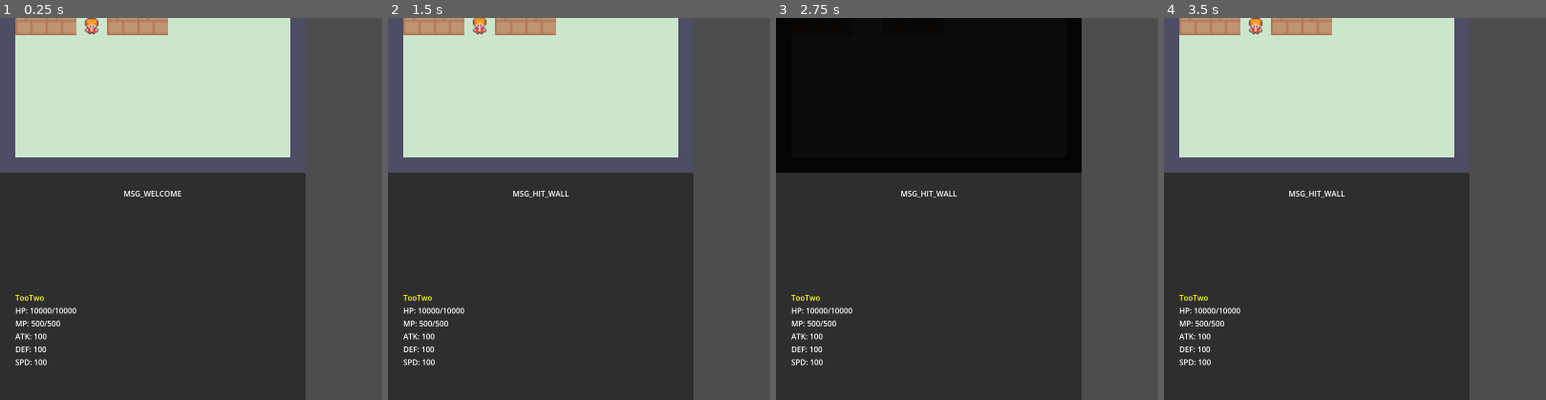
Above: before the commit, frames 1-4 (left to right).
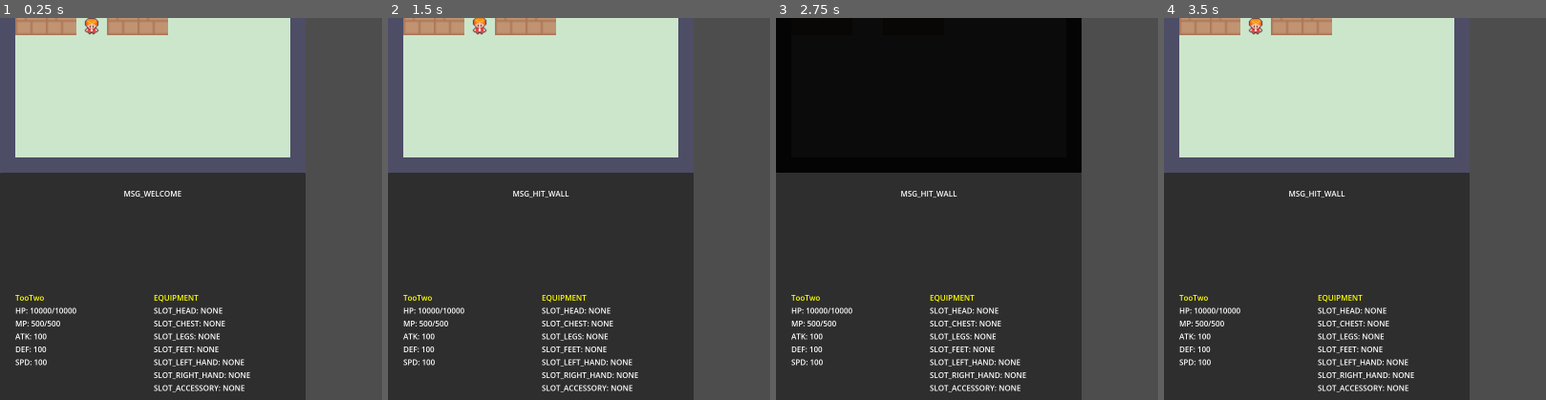
Above: after the commit, the same moments.

Repository: yifan-lee/ATB_Tower_Climber
Game: Godot game, scene res://scenes/main.tscn
The game is run twice, just before and just after one commit, with the same random seed, the same clock (stepped at 60 frames per second) and the same inputs. The project has no main scene, so this scene is started directly.
Inputs:
- Up to frame 1 (0.25 s): no input
- Up to frame 2 (1.5 s): tap Enter (ui_accept) at 0.5, 0.77, 1.25 s; hold Right (ui_right) 0.53-1.28 s; tap B at 0.6 s; hold Down (ui_down) from 1.28 s (still down); tap C at 1.35 s
- Up to frame 3 (2.75 s): tap Enter (ui_accept) at 1.52, 2 s; release Down (ui_down) at 2.03 s; hold Right (ui_right) from 2.03 s (still down); tap B at 2.1 s
- Up to frame 4 (3.5 s): tap Enter (ui_accept) at 2.75, 3.02 s; release Right (ui_right) at 2.78 s; hold Up (ui_up) from 2.78 s (still down); tap C at 2.85 s
The pictures show only the part of the screen within x 0-50%, y 20-70%; the shares and areas given below are measured in that part.

The runs differ from the first frame. In frame 1, 1.5% of the frame differs, in the area x 40-66%, y 72-98%; in frame 2, 1.5%; in frame 3, 1.5%; in frame 4, 1.5%.

Commit message:
add equipment system

Diff:
--- a/config/entity_db.gd
+++ b/config/entity_db.gd
@@ -23,7 +23,11 @@
         ],
         {
             "hp_potion": 5,
-            "mp_potion": 3
+            "mp_potion": 3,
+            "iron_sword": 1,
+            "iron_helm": 1,
+            "tree_branch": 1,
+            "jy_sword": 1
         }
     )
 
--- a/config/item_db.gd
+++ b/config/item_db.gd
@@ -22,6 +22,39 @@
 		"ITEM_MP_POTION_DESC"
 	)
 
+	db["iron_helm"] = Item.new().setup(
+		"iron_helm",
+		"EQUIPMENT_IRON_HELM",
+		Item.ItemType.EQUIPMENT,
+		0, 0, "EQUIPMENT_IRON_HELM_DESC",
+		0, 10, 0, Item.EquipSlot.HEAD
+	)
+
+	db["iron_sword"] = Item.new().setup(
+		"iron_sword",
+		"EQUIPMENT_IRON_SWORD",
+		Item.ItemType.EQUIPMENT,
+		0, 0, "EQUIPMENT_IRON_SWORD_DESC",
+		10, 0, 0, Item.EquipSlot.RIGHT_HAND
+	)
+
+	db["tree_branch"] = Item.new().setup(
+		"tree_branch",
+		"EQUIPMENT_TREE_BRANCH",
+		Item.ItemType.EQUIPMENT,
+		0, 0, "EQUIPMENT_TREE_BRANCH_DESC",
+		1, 0, 0, Item.EquipSlot.RIGHT_HAND
+	)
+
+	db["jy_sword"] = Item.new().setup(
+		"jy_sword",
+		"EQUIPMENT_JY_SWORD",
+		Item.ItemType.EQUIPMENT,
+		0, 0, "EQUIPMENT_JY_SWORD_DESC",
+		100, 0, 0, Item.EquipSlot.RIGHT_HAND
+	)
+
+
 func get_item(id: String) -> Item:
 	if db.has(id):
 		return db[id]
--- a/data/item.gd
+++ b/data/item.gd
@@ -2,14 +2,13 @@
 extends Resource
 class_name Item
 
-enum ItemType {
-	POTION,
-	EQUIPMENT
-}
+enum ItemType { POTION, EQUIPMENT, KEY_ITEM }
+enum EquipSlot { NONE, HEAD, CHEST, LEGS, FEET, LEFT_HAND, RIGHT_HAND, ACCESSORY }
 
 @export var item_id: String
 @export var item_name: String
 @export var type: ItemType
+@export var equip_slot: EquipSlot = EquipSlot.NONE
 @export var effect_hp: int = 0
 @export var effect_mp: int = 0
 @export var effect_atk: int = 0
@@ -17,7 +16,7 @@
 @export var effect_spd: int = 0
 @export var description: String
 
-func setup(id: String, n: String, t: ItemType, hp: int, mp: int, desc: String, atk: int = 0, def: int = 0, spd: int = 0) -> Item:
+func setup(id: String, n: String, t: ItemType, hp: int, mp: int, desc: String, atk: int = 0, def: int = 0, spd: int = 0, slot: EquipSlot = EquipSlot.NONE) -> Item:
 	item_id = id
 	item_name = n
 	type = t
@@ -27,6 +26,7 @@
 	effect_def = def
 	effect_spd = spd
 	description = desc
+	equip_slot = slot
 	return self
 
 func get_effects() -> Dictionary:
--- a/data/stat.gd
+++ b/data/stat.gd
@@ -13,6 +13,15 @@
 @export var anim_path: String
 @export var skills: Array[Skill]
 @export var inventory: Dictionary = {}
+@export var equipment: Dictionary = {
+	Item.EquipSlot.HEAD: null,
+	Item.EquipSlot.CHEST: null,
+	Item.EquipSlot.LEGS: null,
+	Item.EquipSlot.FEET: null,
+	Item.EquipSlot.LEFT_HAND: null,
+	Item.EquipSlot.RIGHT_HAND: null,
+	Item.EquipSlot.ACCESSORY: null
+}
 
 func setup(n: String, hp: int, chp: int, mp: int, cmp: int, a: int, d: int, s: int, anim: String, sk: Array[Skill], inv: Dictionary = {}) -> Stats:
 	entity_name = n
@@ -27,3 +36,38 @@
 	skills = sk
 	inventory = inv
 	return self
+
+func get_total_max_hp() -> int:
+	var total = max_hp
+	for slot in equipment:
+		if equipment[slot] != null:
+			total += equipment[slot].effect_hp
+	return total
+
+func get_total_max_mp() -> int:
+	var total = max_mp
+	for slot in equipment:
+		if equipment[slot] != null:
+			total += equipment[slot].effect_mp
+	return total
+
+func get_total_atk() -> int:
+	var total = atk
+	for slot in equipment:
+		if equipment[slot] != null:
+			total += equipment[slot].effect_atk
+	return total
+
+func get_total_def() -> int:
+	var total = def
+	for slot in equipment:
+		if equipment[slot] != null:
+			total += equipment[slot].effect_def
+	return total
+
+func get_total_spd() -> int:
+	var total = spd
+	for slot in equipment:
+		if equipment[slot] != null:
+			total += equipment[slot].effect_spd
+	return total
--- a/locale/texts.csv
+++ b/locale/texts.csv
@@ -25,4 +25,21 @@
 ITEM_HP_POTION_DESC,恢复50点生命值,Restore 50 HP
 ITEM_MP_POTION_NAME,魔法药剂,Mana Potion
 ITEM_MP_POTION_DESC,恢复50点魔法值,Restore 50 MP
+SLOT_HEAD,头盔,Head
+SLOT_CHEST,身体,Body
+SLOT_LEGS,腿部,Legs
+SLOT_FEET,脚,Feet
+SLOT_LEFT_HAND,左手,Left Hand
+SLOT_RIGHT_HAND,右手,Right Hand
+SLOT_ACCESSORY,饰品,Accessory
+EQUIPMENT_IRON_HELM,铁头盔,Iron Helmet
+EQUIPMENT_IRON_HELM_DESC,一顶普通的铁头盔,An ordinary iron helmet
+EQUIPMENT_IRON_SWORD,铁剑,Iron Sword
+EQUIPMENT_IRON_SWORD_DESC,一把普通的铁剑,An ordinary iron sword
+EQUIPMENT_JY_SWORD,绝世好剑,Peerless Sword
+EQUIPMENT_JY_SWORD_DESC,提升大量攻击力,Increases attack power
+EQUIPMENT_TREE_BRANCH,树枝,Tree Branch
+EQUIPMENT_TREE_BRANCH_DESC,树枝，增加一点攻击力,A tree branch increases attack power
+EQUIPMENT_SWIFT_BOOTS,疾风靴,Swift Boots
+EQUIPMENT_SWIFT_BOOTS_DESC,轻盈的靴子,Light boots
 MSG_USED_ITEM,使用了,"Used "
--- a/scenes/battle.gd
+++ b/scenes/battle.gd
@@ -45,8 +45,8 @@
 	_build_bottom_animations()
 
 	# 计算 ATB 移动速度 (像素/秒)
-	p_speed_px = BAR_WIDTH * (100.0 + player_stats.spd) / 400.0
-	e_speed_px = BAR_WIDTH * (100.0 + enemy_stats.spd) / 400.0
+	p_speed_px = BAR_WIDTH * (100.0 + player_stats.get_total_spd()) / 400.0
+	e_speed_px = BAR_WIDTH * (100.0 + enemy_stats.get_total_spd()) / 400.0
 
 	EventBus.player_skill_chosen.connect(_on_player_skill_chosen)
 
@@ -85,17 +85,17 @@
 	var vbox = VBoxContainer.new()
 	vbox.add_child(_create_label(stats.entity_name, Color(1, 1, 0))) # 名字标黄
 	var hp_lbl = _create_label(
-		"HP: " + str(stats.current_hp) + "/" + str(stats.max_hp) + "\n" +
-		"MP: " + str(stats.current_mp) + "/" + str(stats.max_mp)
+		"HP: " + str(stats.current_hp) + "/" + str(stats.get_total_max_hp()) + "\n" +
+		"MP: " + str(stats.current_mp) + "/" + str(stats.get_total_max_mp())
 	)
 	vbox.add_child(hp_lbl)
 	if is_player:
 		p_hp_label = hp_lbl
 	else:
 		e_hp_label = hp_lbl
-	vbox.add_child(_create_label("ATK: " + str(stats.atk)))
-	vbox.add_child(_create_label("DEF: " + str(stats.def)))
-	vbox.add_child(_create_label("SPD: " + str(stats.spd)))
+	vbox.add_child(_create_label("ATK: " + str(stats.get_total_atk())))
+	vbox.add_child(_create_label("DEF: " + str(stats.get_total_def())))
+	vbox.add_child(_create_label("SPD: " + str(stats.get_total_spd())))
 	return vbox
 
 
@@ -152,7 +152,7 @@
 		EventBus.show_system_message.emit("MSG_PLAYER_TURN") # 通知 UI 显示玩家回合
 		var skills_info = []
 		for skill in player_stats.skills:
-			var estimated_dmg = _get_attack_damage(player_stats.atk, enemy_stats.def, skill.damage)
+			var estimated_dmg = _get_attack_damage(player_stats.get_total_atk(), enemy_stats.get_total_def(), skill.damage)
 			skills_info.append({
 				"skill": skill,
 				"estimated_damage": int(estimated_dmg)
@@ -185,19 +185,19 @@
 	_execute_skill(enemy_stats, player_stats, chosen_skill)
 
 func _execute_skill(attacker: Stats, defender: Stats, skill: Skill):
-	var final_damage = _get_attack_damage(attacker.atk, defender.def, skill.damage)
+	var final_damage = _get_attack_damage(attacker.get_total_atk(), defender.get_total_def(), skill.damage)
 
 	# 扣血并防止出现负数血量
 	defender.current_hp = max(0, defender.current_hp - final_damage)
 
 	# 刷新上方战斗面板的文字
 	p_hp_label.text = (
-		"HP: " + str(player_stats.current_hp) + "/" + str(player_stats.max_hp) + "\n" +
-		"MP: " + str(player_stats.current_mp) + "/" + str(player_stats.max_mp)
+		"HP: " + str(player_stats.current_hp) + "/" + str(player_stats.get_total_max_hp()) + "\n" +
+		"MP: " + str(player_stats.current_mp) + "/" + str(player_stats.get_total_max_mp())
 	)
 	e_hp_label.text = (
-		"HP: " + str(enemy_stats.current_hp) + "/" + str(enemy_stats.max_hp) + "\n" +
-		"MP: " + str(enemy_stats.current_mp) + "/" + str(enemy_stats.max_mp)
+		"HP: " + str(enemy_stats.current_hp) + "/" + str(enemy_stats.get_total_max_hp()) + "\n" +
+		"MP: " + str(enemy_stats.current_mp) + "/" + str(enemy_stats.get_total_max_mp())
 	)
 
 	if defender.current_hp <= 0:
--- a/ui/inventory_view.gd
+++ b/ui/inventory_view.gd
@@ -115,6 +115,9 @@
 			var item_data = ItemDB.get_item(item_id)
 			if item_data.type == target_type:
 				current_items.append({"id": item_id, "data": item_data, "count": count})
+
+	if target_type == Item.ItemType.EQUIPMENT:
+		current_items.sort_custom(func(a, b): return a.data.equip_slot < b.data.equip_slot)
 
 	for i in range(current_items.size()):
 		var lbl = Label.new()
@@ -205,8 +208,35 @@
 	if item_data.type == Item.ItemType.POTION:
 		if player_stats.inventory[id] > 0:
 			player_stats.inventory[id] -= 1
-			player_stats.current_hp = min(player_stats.max_hp, player_stats.current_hp + item_data.effect_hp)
-			player_stats.current_mp = min(player_stats.max_mp, player_stats.current_mp + item_data.effect_mp)
+			player_stats.current_hp = min(player_stats.get_total_max_hp(), player_stats.current_hp + item_data.effect_hp)
+			player_stats.current_mp = min(player_stats.get_total_max_mp(), player_stats.current_mp + item_data.effect_mp)
 			EventBus.show_system_message.emit(["MSG_USED_ITEM", item_data.item_name])
 			EventBus.player_stats_changed.emit()
 			_refresh_items()
+	elif item_data.type == Item.ItemType.EQUIPMENT:
+		if player_stats.inventory[id] > 0:
+			var slot = item_data.equip_slot
+			var old_equip = player_stats.equipment[slot]
+			var delta_hp = item_data.effect_hp - (old_equip.effect_hp if old_equip else 0)
+			var delta_mp = item_data.effect_mp - (old_equip.effect_mp if old_equip else 0)
+
+			if old_equip != null:
+				var old_id = old_equip.item_id
+				if player_stats.inventory.has(old_id):
+					player_stats.inventory[old_id] += 1
+				else:
+					player_stats.inventory[old_id] = 1
+
+			player_stats.inventory[id] -= 1
+			player_stats.equipment[slot] = item_data
+
+			player_stats.current_hp = max(1, player_stats.current_hp + delta_hp)
+			player_stats.current_mp = max(0, player_stats.current_mp + delta_mp)
+
+			# Cap to max just in case
+			player_stats.current_hp = min(player_stats.current_hp, player_stats.get_total_max_hp())
+			player_stats.current_mp = min(player_stats.current_mp, player_stats.get_total_max_mp())
+
+			EventBus.show_system_message.emit(["MSG_EQUIPPED", item_data.item_name])
+			EventBus.player_stats_changed.emit()
+			_refresh_items()
--- a/ui/stat_info_view.gd
+++ b/ui/stat_info_view.gd
@@ -9,19 +9,26 @@
 var def_lbl: RichTextLabel
 var spd_lbl: RichTextLabel
 
+var equip_labels: Dictionary = {}
+
 func _ready():
 	size_flags_horizontal = Control.SIZE_EXPAND_FILL
 	size_flags_vertical = Control.SIZE_EXPAND_FILL
 
 	player_stats = EntityDB.get_stats("player")
 
-	var vbox = VBoxContainer.new()
-	vbox.size_flags_horizontal = Control.SIZE_EXPAND_FILL
-	add_child(vbox)
+	var hbox = HBoxContainer.new()
+	hbox.size_flags_horizontal = Control.SIZE_EXPAND_FILL
+	add_child(hbox)
+
+	# Left Side: Stats
+	var stat_vbox = VBoxContainer.new()
+	stat_vbox.size_flags_horizontal = Control.SIZE_EXPAND_FILL
+	hbox.add_child(stat_vbox)
 
 	var name_lbl = _create_label(player_stats.entity_name)
 	name_lbl.add_theme_color_override("default_color", Color(1, 1, 0))
-	vbox.add_child(name_lbl)
+	stat_vbox.add_child(name_lbl)
 
 	hp_lbl = _create_label("")
 	mp_lbl = _create_label("")
@@ -29,11 +36,25 @@
 	def_lbl = _create_label("")
 	spd_lbl = _create_label("")
 
-	vbox.add_child(hp_lbl)
-	vbox.add_child(mp_lbl)
-	vbox.add_child(atk_lbl)
-	vbox.add_child(def_lbl)
-	vbox.add_child(spd_lbl)
+	stat_vbox.add_child(hp_lbl)
+	stat_vbox.add_child(mp_lbl)
+	stat_vbox.add_child(atk_lbl)
+	stat_vbox.add_child(def_lbl)
+	stat_vbox.add_child(spd_lbl)
+
+	# Right Side: Equipment
+	var equip_vbox = VBoxContainer.new()
+	equip_vbox.size_flags_horizontal = Control.SIZE_EXPAND_FILL
+	hbox.add_child(equip_vbox)
+
+	var equip_title = _create_label("EQUIPMENT")
+	equip_title.add_theme_color_override("default_color", Color(1, 1, 0))
+	equip_vbox.add_child(equip_title)
+
+	for slot in player_stats.equipment.keys():
+		var lbl = _create_label("")
+		equip_vbox.add_child(lbl)
+		equip_labels[slot] = lbl
 
 	_update_stats()
 
@@ -50,12 +71,30 @@
 	lbl.text = text
 	return lbl
 
+func _get_slot_name(slot: Item.EquipSlot) -> String:
+	match slot:
+		Item.EquipSlot.HEAD: return tr("SLOT_HEAD")
+		Item.EquipSlot.CHEST: return tr("SLOT_CHEST")
+		Item.EquipSlot.LEGS: return tr("SLOT_LEGS")
+		Item.EquipSlot.FEET: return tr("SLOT_FEET")
+		Item.EquipSlot.LEFT_HAND: return tr("SLOT_LEFT_HAND")
+		Item.EquipSlot.RIGHT_HAND: return tr("SLOT_RIGHT_HAND")
+		Item.EquipSlot.ACCESSORY: return tr("SLOT_ACCESSORY")
+	return "UNKNOWN"
+
 func _update_stats():
-	hp_lbl.text = "HP: " + str(player_stats.current_hp) + "/" + str(player_stats.max_hp)
-	mp_lbl.text = "MP: " + str(player_stats.current_mp) + "/" + str(player_stats.max_mp)
-	atk_lbl.text = "ATK: " + str(player_stats.atk)
-	def_lbl.text = "DEF: " + str(player_stats.def)
-	spd_lbl.text = "SPD: " + str(player_stats.spd)
+	hp_lbl.text = "HP: " + str(player_stats.current_hp) + "/" + str(player_stats.get_total_max_hp())
+	mp_lbl.text = "MP: " + str(player_stats.current_mp) + "/" + str(player_stats.get_total_max_mp())
+	atk_lbl.text = "ATK: " + str(player_stats.get_total_atk())
+	def_lbl.text = "DEF: " + str(player_stats.get_total_def())
+	spd_lbl.text = "SPD: " + str(player_stats.get_total_spd())
+
+	# Update equipment list
+	for slot in equip_labels.keys():
+		var item = player_stats.equipment[slot]
+		var item_name = item.item_name if item else "NONE"
+		equip_labels[slot].text = tr(_get_slot_name(slot)) + ": " + tr(item_name)
+		equip_labels[slot].modulate = Color(1, 1, 1) # Reset highlight
 
 func _on_preview_item(item_data: Resource):
 	_update_stats() # Reset to base state first
@@ -70,21 +109,51 @@
 
 	var effects = item_data.get_effects()
 
-	for stat_name in effects.keys():
-		var val = effects[stat_name]
-		var lbl = stat_labels[stat_name]
+	if item_data.type == Item.ItemType.EQUIPMENT:
+		var slot = item_data.equip_slot
+		if equip_labels.has(slot):
+			equip_labels[slot].modulate = Color(1, 1, 0) # Highlight the slot being replaced
 
-		# Limit potion healing to max capacity
-		if item_data.type == Item.ItemType.POTION and (stat_name == "hp" or stat_name == "mp"):
-			var max_val = player_stats.max_hp if stat_name == "hp" else player_stats.max_mp
-			var cur_val = player_stats.current_hp if stat_name == "hp" else player_stats.current_mp
-			val = min(val, max_val - cur_val)
-			if val <= 0: continue
+		var old_equip = player_stats.equipment[slot]
+		var old_effects = old_equip.get_effects() if old_equip else {}
 
-		if val > 0:
-			lbl.text += " [color=green](+" + str(val) + ")[/color]"
-		elif val < 0:
-			lbl.text += " [color=red](" + str(val) + ")[/color]"
+		# For equipment, we want to show the DELTA across all possible stats
+		# To do this safely, we combine all keys from both new and old effects
+		var all_keys = []
+		for k in effects.keys():
+			if not all_keys.has(k): all_keys.append(k)
+		for k in old_effects.keys():
+			if not all_keys.has(k): all_keys.append(k)
+
+		for stat_name in all_keys:
+			if not stat_labels.has(stat_name): continue
+
+			var new_val = effects.get(stat_name, 0)
+			var old_val = old_effects.get(stat_name, 0)
+			var delta = new_val - old_val
+
+			var lbl = stat_labels[stat_name]
+			if delta > 0:
+				lbl.text += " [color=green](+" + str(delta) + ")[/color]"
+			elif delta < 0:
+				lbl.text += " [color=red](" + str(delta) + ")[/color]"
+
+	else:
+		# Potion logic
+		for stat_name in effects.keys():
+			var val = effects[stat_name]
+			var lbl = stat_labels[stat_name]
+
+			if stat_name == "hp" or stat_name == "mp":
+				var max_val = player_stats.get_total_max_hp() if stat_name == "hp" else player_stats.get_total_max_mp()
+				var cur_val = player_stats.current_hp if stat_name == "hp" else player_stats.current_mp
+				val = min(val, max_val - cur_val)
+				if val <= 0: continue
+
+			if val > 0:
+				lbl.text += " [color=green](+" + str(val) + ")[/color]"
+			elif val < 0:
+				lbl.text += " [color=red](" + str(val) + ")[/color]"
 
 func _on_clear_preview():
 	_update_stats()
Binary file changed: locale/texts.en_US.translation
Binary file changed: locale/texts.zh_CN.translation
